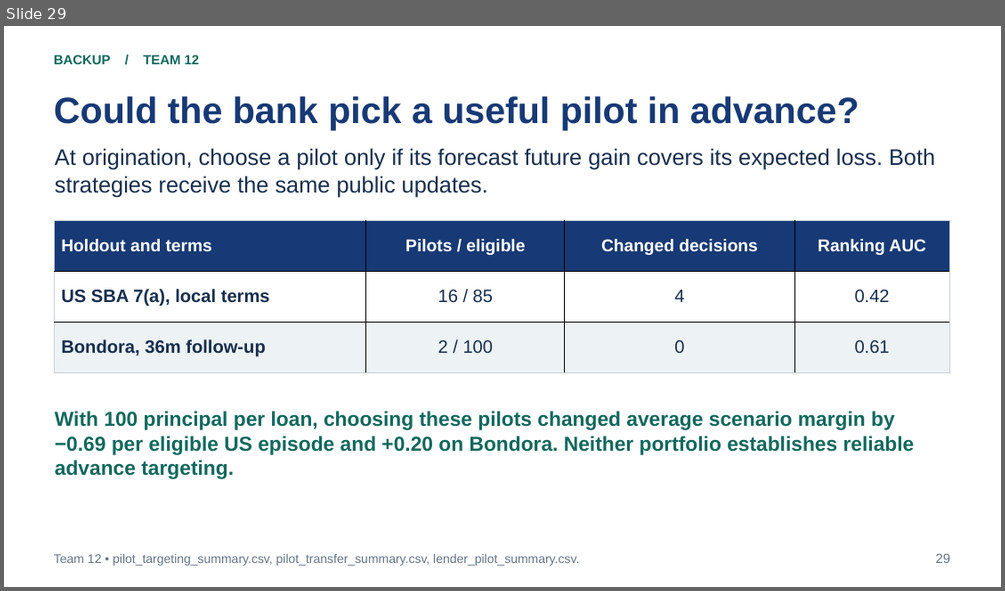
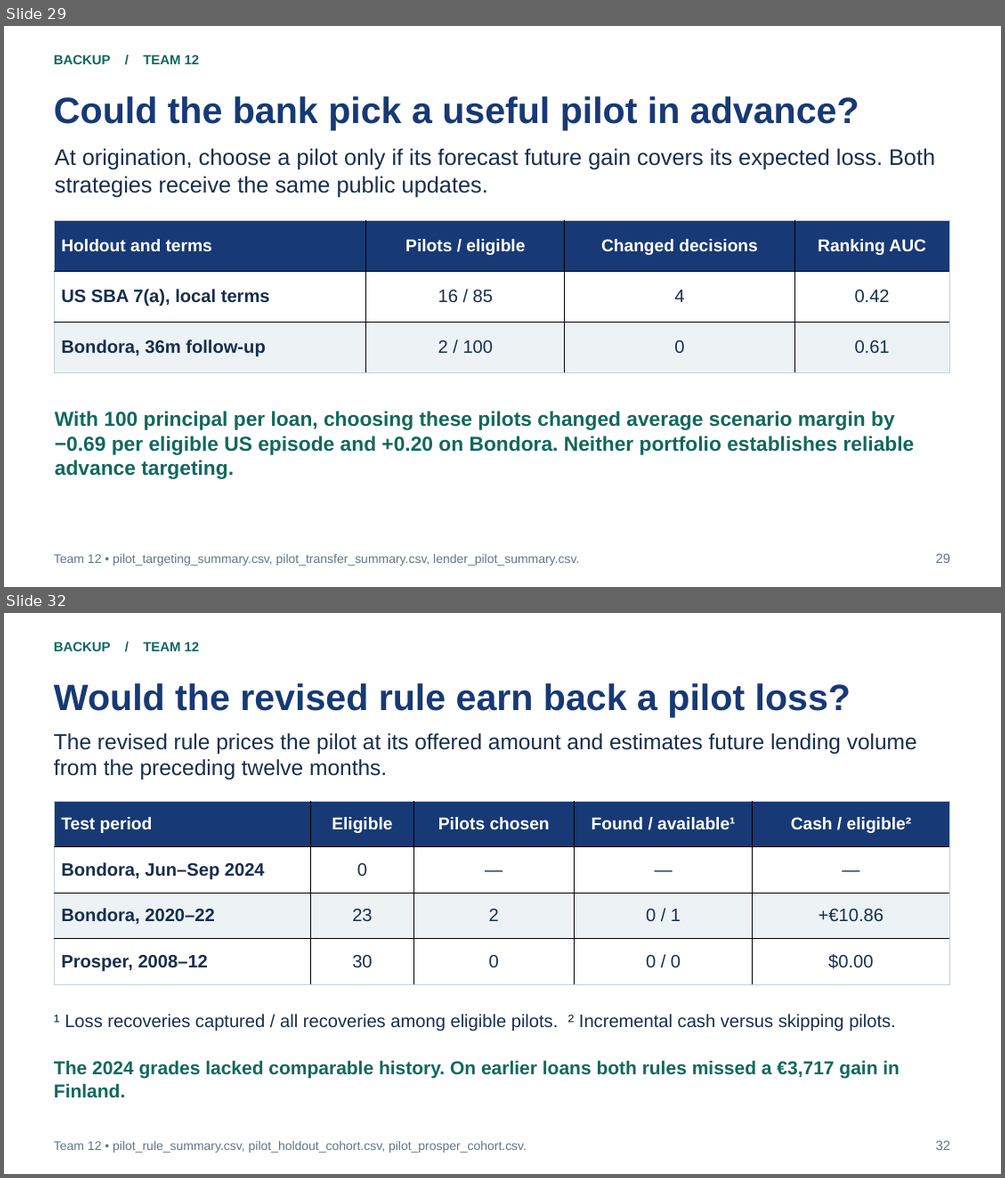
Before and after one commit to bigpurota/paper11, a slide deck: slides/paper11.pptx. Shown one above the other, each under a label of ours: slide 29 before the commit, slides 29 and 32 after it; the slides between them are not shown. The pictures are 1005x591 and 1005x1178 pixels, drawn with LibreOffice and Linux fonts; fonts in the diff are those of the drawing. Boxes give left, top, right and bottom in pixels: in the first picture for what was removed or moved away, otherwise in the second. Text is boxed around its words. In the diff, an @@ line names an element or a change of style, - is before the commit and + after.

Commit message:
Test pilot-loss recovery on later Bondora vintages and US Prosper loans

```diff
--- a/slides/paper11.pptx
+++ b/slides/paper11.pptx
@@ slide 32 added at [4, 613, 1001, 1174], background #FFFFFF @@
@@ text added at [54, 641, 200, 651], 12.8 pt, text #11685D, bold @@
+BACKUP / TEAM 12
@@ text added at [54, 683, 850, 717], 35.2 pt, text #173975, bold @@
+Would the revised rule earn back a pilot loss?
@@ text added at [54, 733, 917, 779], 21 pt, text #172E4D @@
+The revised rule prices the pilot at its offered amount and estimates future lending volume from the preceding twelve months.
@@ table added at [54, 801, 952, 985], 4 rows, 5 columns @@
+Test period | Eligible | Pilots chosen | Found / available¹ | Cash / eligible²
+Bondora, Jun–Sep 2024 | 0 | — | — | —
+Bondora, 2020–22 | 23 | 2 | 0 / 1 | +€10.86
+Prosper, 2008–12 | 30 | 0 | 0 / 0 | $0.00
@@ text added at [54, 1013, 896, 1031], 17.2 pt, text #172E4D @@
+¹ Loss recoveries captured / all recoveries among eligible pilots. ² Incremental cash versus skipping pilots.
@@ text added at [54, 1060, 899, 1098], 18 pt, text #11685D, bold @@
+The 2024 grades lacked comparable history. On earlier loans both rules missed a €3,717 gain in Finland.
@@ text added at [54, 1141, 526, 1152], 12 pt, text #627588 @@
+Team 12 • pilot_rule_summary.csv, pilot_holdout_cohort.csv, pilot_prosper_cohort.csv.
@@ text added at [936, 1140, 951, 1150], 12.8 pt, text #627588 @@
+32
```
Also in this commit, not shown: 2 slides changed, 1 other slide added, 45 other files.
